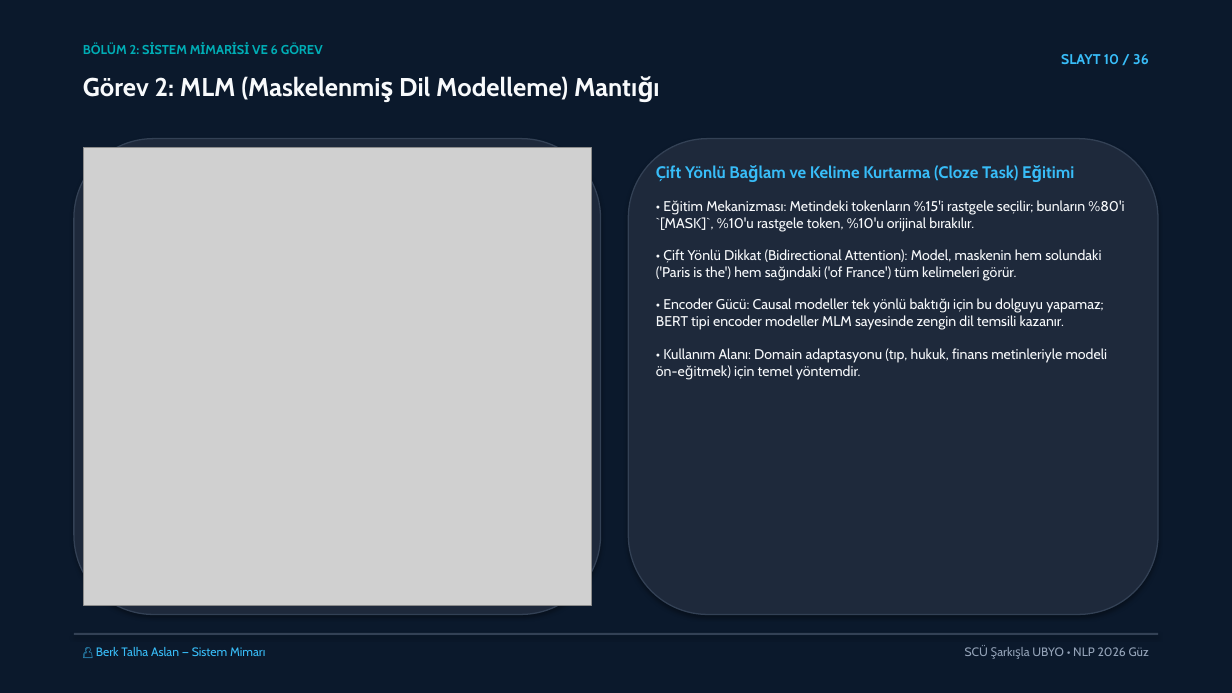
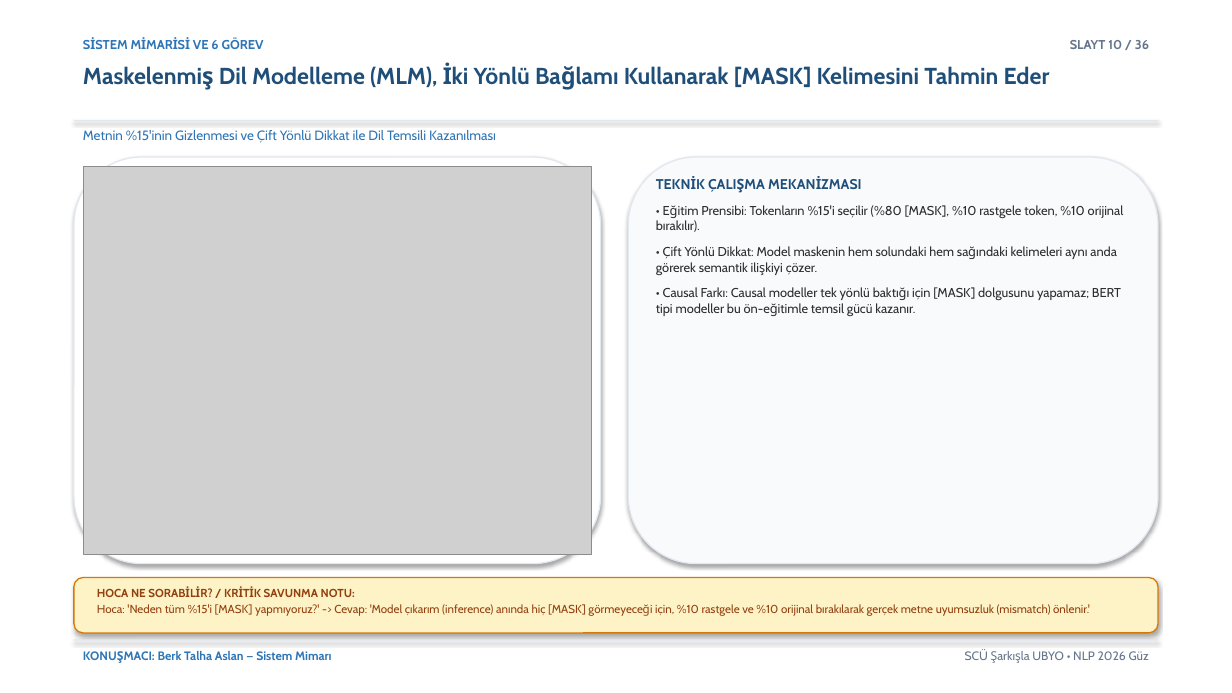
Before and after one commit to mesutpolatgil/NLP_2026, a slide deck: slide 10 of bolum-07-klasik-nlp-gorevleri/07-klasik-nlp-gorevleri/sunum/2026-guz-nlp07.pptx. Drawn at 1232x693 pixels with LibreOffice and Linux fonts; fonts in the diff are those of the drawing; grey boxes stand for pictures. Boxes give left, top, right and bottom in pixels: in the first picture for what was removed or moved away, otherwise in the second. Text is boxed around its words. In the diff, an @@ line names an element or a change of style, - is before the commit and + after.

Commit message:
hafta-07: NLP07 academic-pptx standartlarinda beyaz tema, aksiyon basliklari ve hoca savunma notlari ile guncellendi

```diff
--- a/bolum-07-klasik-nlp-gorevleri/07-klasik-nlp-gorevleri/sunum/2026-guz-nlp07.pptx
+++ b/bolum-07-klasik-nlp-gorevleri/07-klasik-nlp-gorevleri/sunum/2026-guz-nlp07.pptx
@@ rectangle at (0,0,1232,693): fill #0B192C to #FFFFFF @@
@@ text at (95,38,264,49): text changed; text colour #00ADB5 to #2E75B6 @@
-BÖLÜM 2: SİSTEM MİMARİSİ VE 6 GÖREV
+SİSTEM MİMARİSİ VE 6 GÖREV
@@ text "SLAYT 10 / 36": place and size @@
-text "SLAYT 10 / 36" at (1061,54,1149,64)
+text "SLAYT 10 / 36" at (1070,40,1149,49)
@@ text "SLAYT 10 / 36" at (1070,40,1149,49): size 11 to 10 pt, text colour #38BDF8 to #64748B @@
@@ text at (219,63,1050,87): text changed; size 20 to 18 pt; text colour #F8FAFC to #1F4E79 @@
-Görev 2: MLM (Maskelenmiş Dil Modelleme) Mantığı
+Maskelenmiş Dil Modelleme (MLM), İki Yönlü Bağlamı Kullanarak [MASK] Kelimesini Tahmin Eder
@@ rounded rectangle removed at (74,139,601,615) @@
@@ rectangle added at (74,120,1158,121), fill #E2E8F0 @@
@@ text added at (83,130,496,143), 10.5 pt, text #2E75B6 @@
+Metnin %15'inin Gizlenmesi ve Çift Yönlü Dikkat ile Dil Temsili Kazanılması
@@ rounded rectangle: place and size @@
-rounded rectangle at (628,139,1158,615)
+rounded rectangle at (74,157,601,564)
@@ rounded rectangle at (74,157,601,564): fill #1E293B to #FFFFFF; outline #334155 1 pt to #E2E8F0 1 pt @@
@@ picture: place and size @@
-picture at (83,148,592,605)
+picture at (83,166,592,555)
@@ rounded rectangle added at (628,157,1158,564), fill #F8FAFC, outline #E2E8F0 1 pt @@
@@ text at (656,179,1124,316): text changed; size 11 to 10 pt; text colour #F8FAFC to #2D2D2D @@
-Çift Yönlü Bağlam ve Kelime Kurtarma (Cloze Task) Eğitimi
-• Eğitim Mekanizması: Metindeki tokenların %15'i rastgele seçilir; bunların %80'i `[MASK]`, %10'u rastgele token, %10'u orijinal bırakılır.
-• Çift Yönlü Dikkat (Bidirectional Attention): Model, maskenin hem solundaki ('Paris is the') hem sağındaki ('of France') tüm kelimeleri görür.
-• Encoder Gücü: Causal modeller tek yönlü baktığı için bu dolguyu yapamaz; BERT tipi encoder modeller MLM sayesinde zengin dil temsili kazanır.
-• Kullanım Alanı: Domain adaptasyonu (tıp, hukuk, finans metinleriyle modeli ön-eğitmek) için temel yöntemdir.
+TEKNİK ÇALIŞMA MEKANİZMASI
+• Eğitim Prensibi: Tokenların %15'i seçilir (%80 [MASK], %10 rastgele token, %10 orijinal bırakılır).
+• Çift Yönlü Dikkat: Model maskenin hem solundaki hem sağındaki kelimeleri aynı anda görerek semantik ilişkiyi çözer.
+• Causal Farkı: Causal modeller tek yönlü baktığı için [MASK] dolgusunu yapamaz; BERT tipi modeller bu ön-eğitimle temsil gücü kazanır.
@@ rounded rectangle added at (74,578,1158,633), fill #FEF3C7, outline #D97706 1 pt @@
@@ text added at (97,588,1090,616), 9 pt, text #92400E @@
+HOCA NE SORABİLİR? / KRİTİK SAVUNMA NOTU:
+Hoca: 'Neden tüm %15'i [MASK] yapmıyoruz?' -> Cevap: 'Model çıkarım (inference) anında hiç [MASK] görmeyeceği için, %10 rastgele ve %10 orijinal bırakılarak gerçek metne uyumsuzluk (mismatch) önlenir.'
@@ rectangle: place and size @@
-rectangle at (74,633,1158,635)
+rectangle at (74,640,1158,640)
@@ rectangle at (74,640,1158,640): fill #334155 to #E2E8F0 @@
@@ text at (158,651,332,660): text changed; text colour #38BDF8 to #2E75B6; bold on @@
-👤 Berk Talha Aslan — Sistem Mimarı
+KONUŞMACI: Berk Talha Aslan — Sistem Mimarı
@@ text "SCÜ Şarkışla UBYO • NLP ..." at (965,651,1149,660): text colour #94A3B8 to #64748B @@
```
Also in this commit, not shown: 34 other slides changed, 1 slide added, 1 slide removed, 1 other file.
